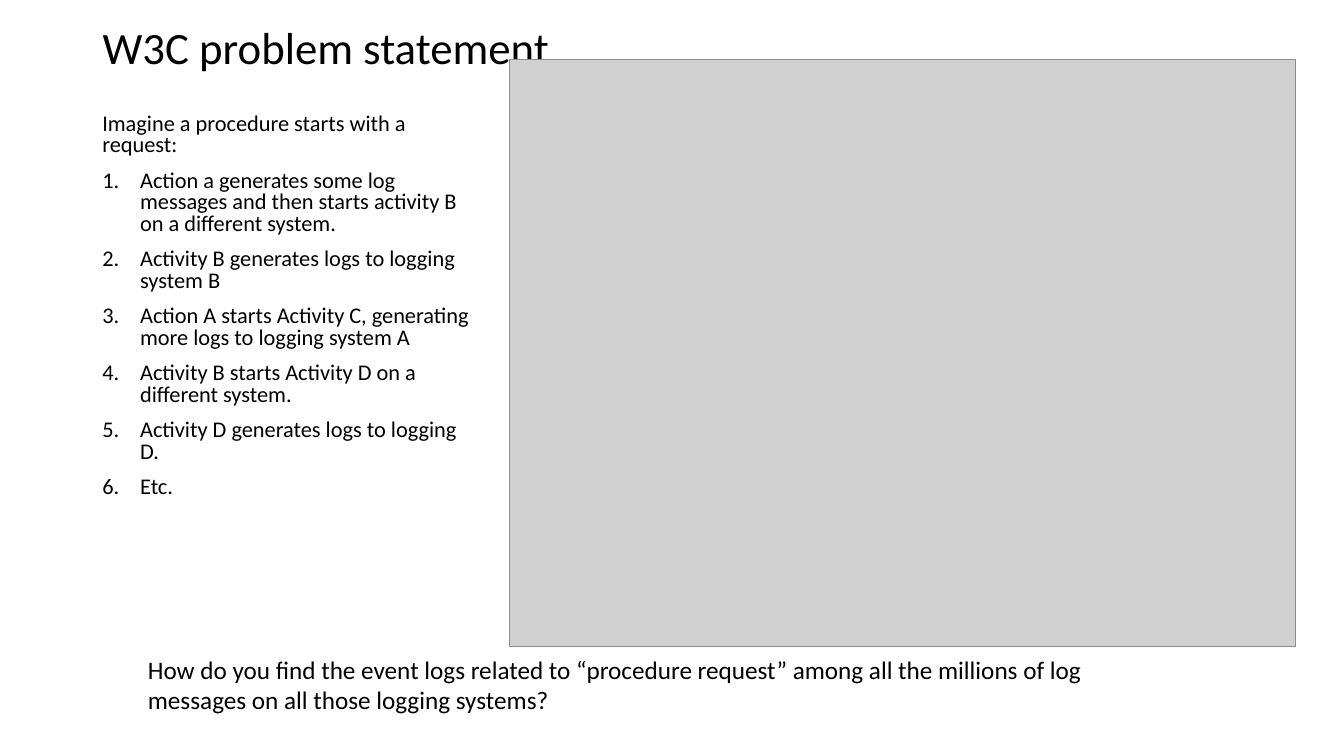
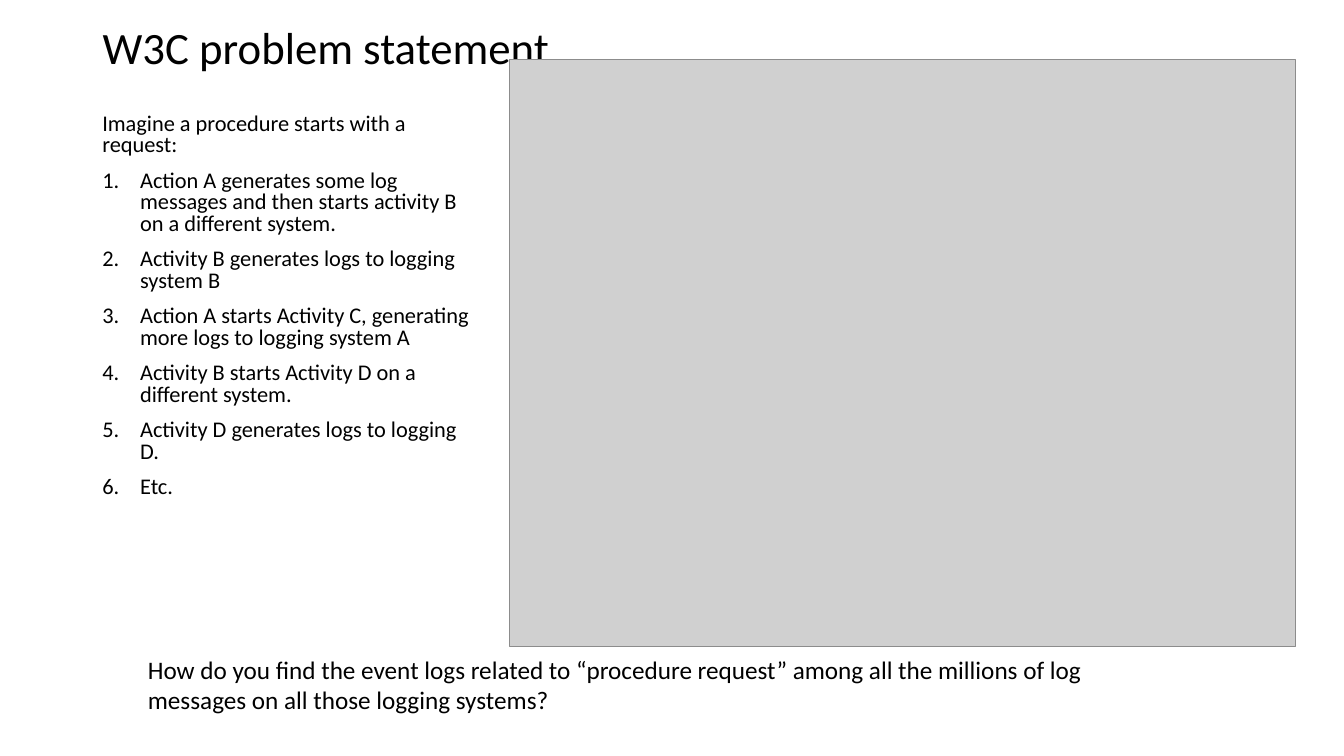
Before and after one commit to rjhorniii/wg14-audit-etc, a slide deck: slide 1 of trace-contexts/W3C-problem-statement.pptx (slide 2 before the commit). Drawn at 1344x756 pixels with LibreOffice and Linux fonts; fonts in the diff are those of the drawing; grey boxes stand for pictures. Boxes give left, top, right and bottom in pixels: in the first picture for what was removed or moved away, otherwise in the second. Text is boxed around its words. In the diff, an @@ line names an element or a change of style, - is before the commit and + after.

```diff
--- a/trace-contexts/W3C-problem-statement.pptx
+++ b/trace-contexts/W3C-problem-statement.pptx
@@ text at (x1=140, y1=172, x2=456, y2=235): text changed @@
-1. Action a generates some log messages and then starts activity B on a different system.
+1. Action A generates some log messages and then starts activity B on a different system.
```
Also in this commit, not shown: 2 slides added, 1 slide removed, 1 other file.
